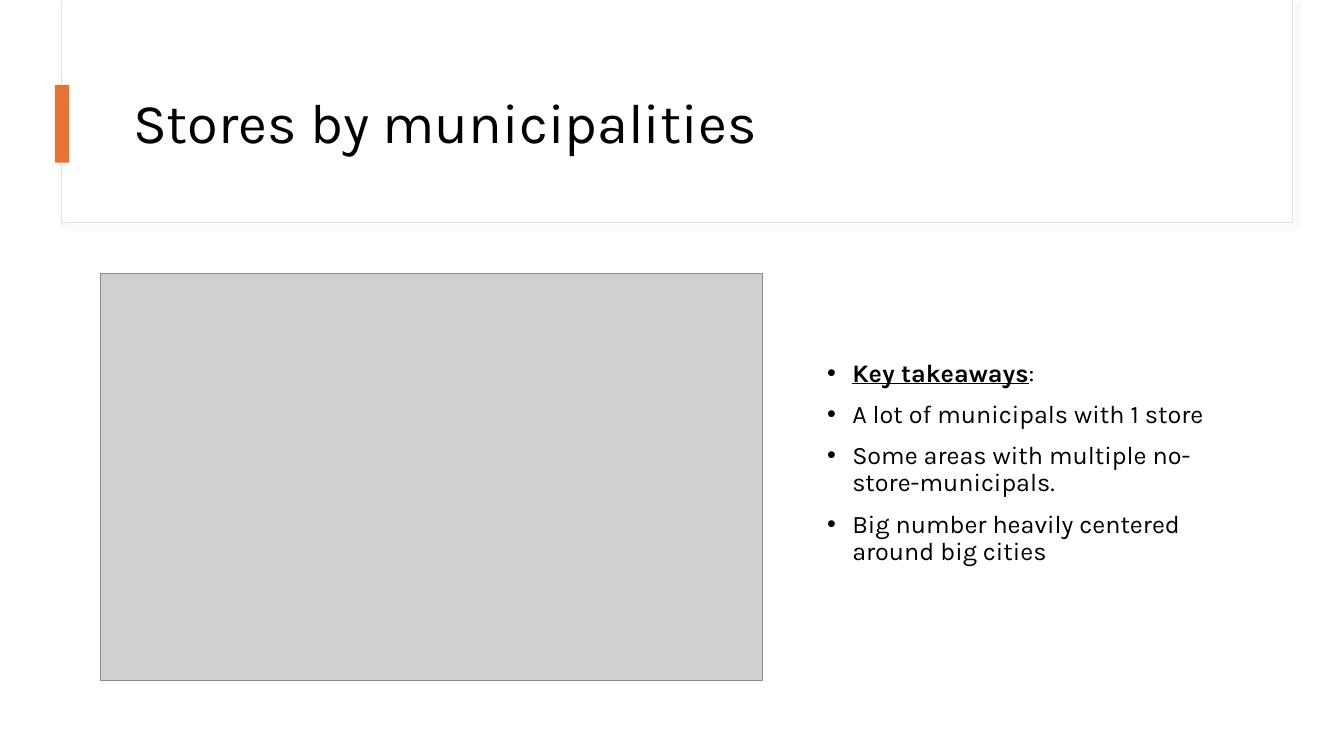
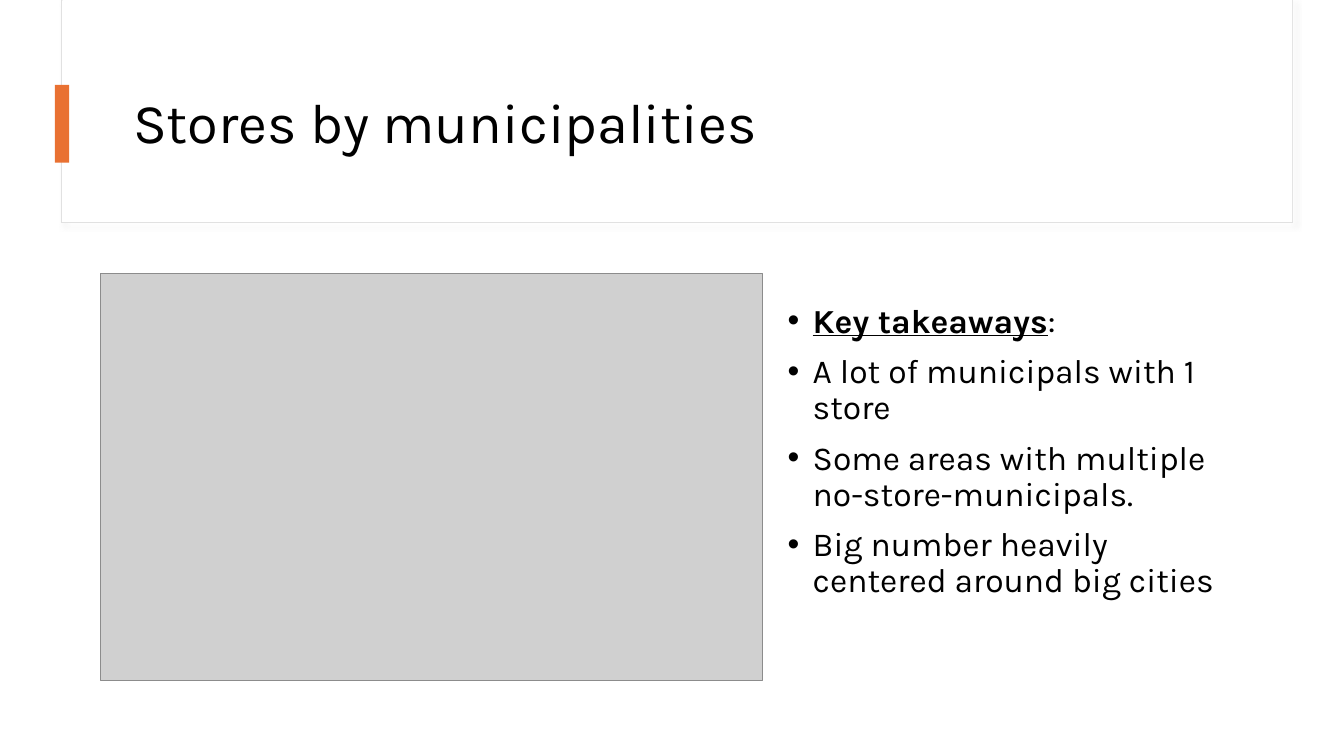
Before and after one commit to sanderseriksen/BAN440-Term-Paper, a slide deck: slide 7 of BAN440 – Term Paper Idea.pptx (slide 6 before the commit). Drawn at 1344x756 pixels with LibreOffice and Linux fonts; fonts in the diff are those of the drawing; grey boxes stand for pictures. Boxes give left, top, right and bottom in pixels: in the first picture for what was removed or moved away, otherwise in the second. Text is boxed around its words. In the diff, an @@ line names an element or a change of style, - is before the commit and + after.

```diff
--- a/BAN440 – Term Paper Idea.pptx
+++ b/BAN440 – Term Paper Idea.pptx
@@ text "Key takeaways:": place and size @@
-text "Key takeaways:" at [852,364,1203,566]
+text "Key takeaways:" at [813,310,1214,601]
@@ text "Key takeaways:" at [813,310,1214,601]: size 18 to 24 pt @@
```
Also in this commit, not shown: 1 slide added.
